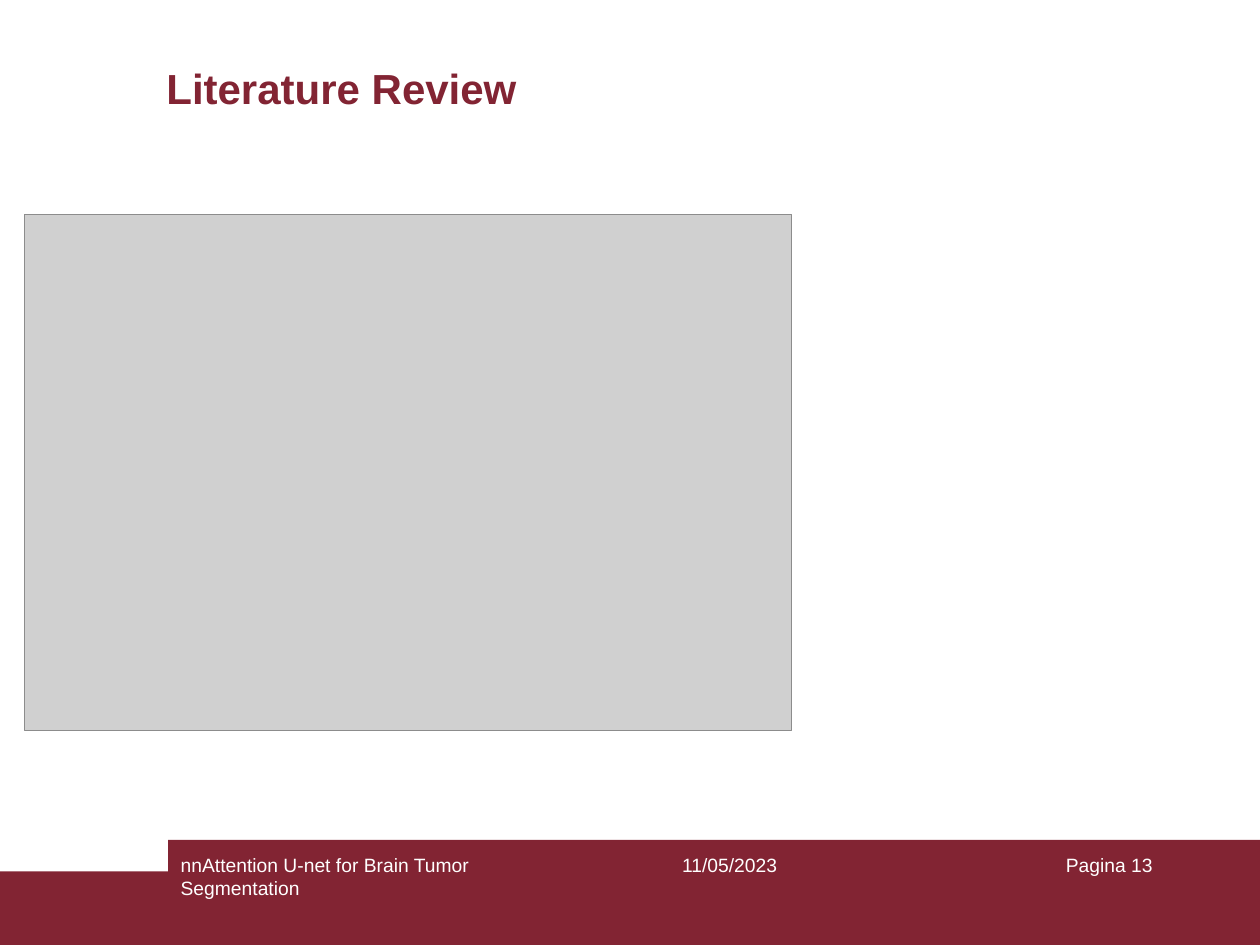
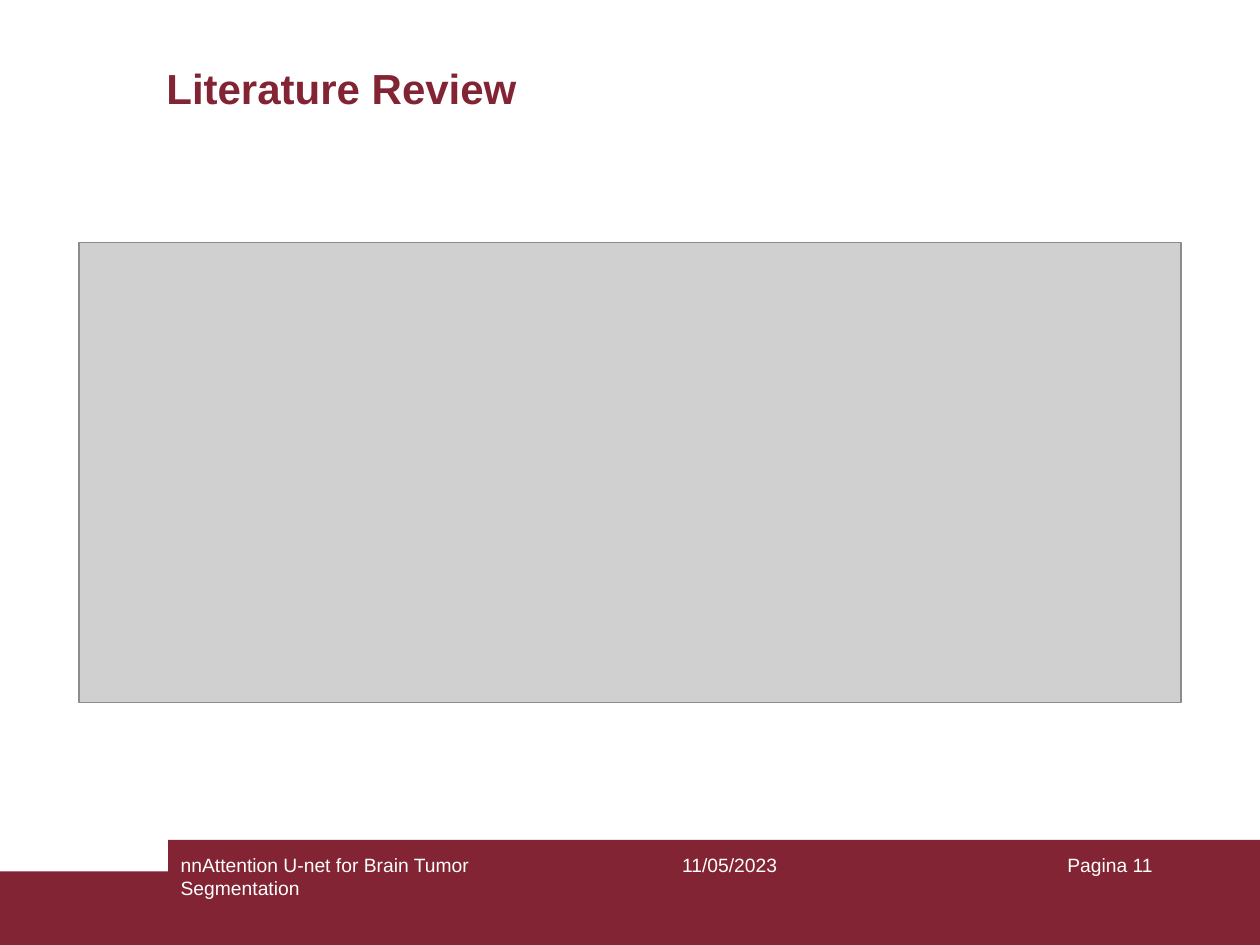
Before and after one commit to sh3rlock14/Master-Thesis-2023, a slide deck: slide 11 of thesis_slides/capparella.slides.pptx (slide 13 before the commit). Drawn at 1260x945 pixels with LibreOffice and Linux fonts; fonts in the diff are those of the drawing; grey boxes stand for pictures. Boxes give left, top, right and bottom in pixels: in the first picture for what was removed or moved away, otherwise in the second. Text is boxed around its words. In the diff, an @@ line names an element or a change of style, - is before the commit and + after.

```diff
--- a/thesis_slides/capparella.slides.pptx
+++ b/thesis_slides/capparella.slides.pptx
@@ picture: place and size @@
-picture at [25, 214, 793, 730]
+picture at [79, 242, 1182, 702]
@@ page number at [1067, 858, 1153, 876]: text changed @@
-Pagina 13
+Pagina 11
```
Also in this commit, not shown: 1 other slide changed, 1 slide added, 2 other files.
